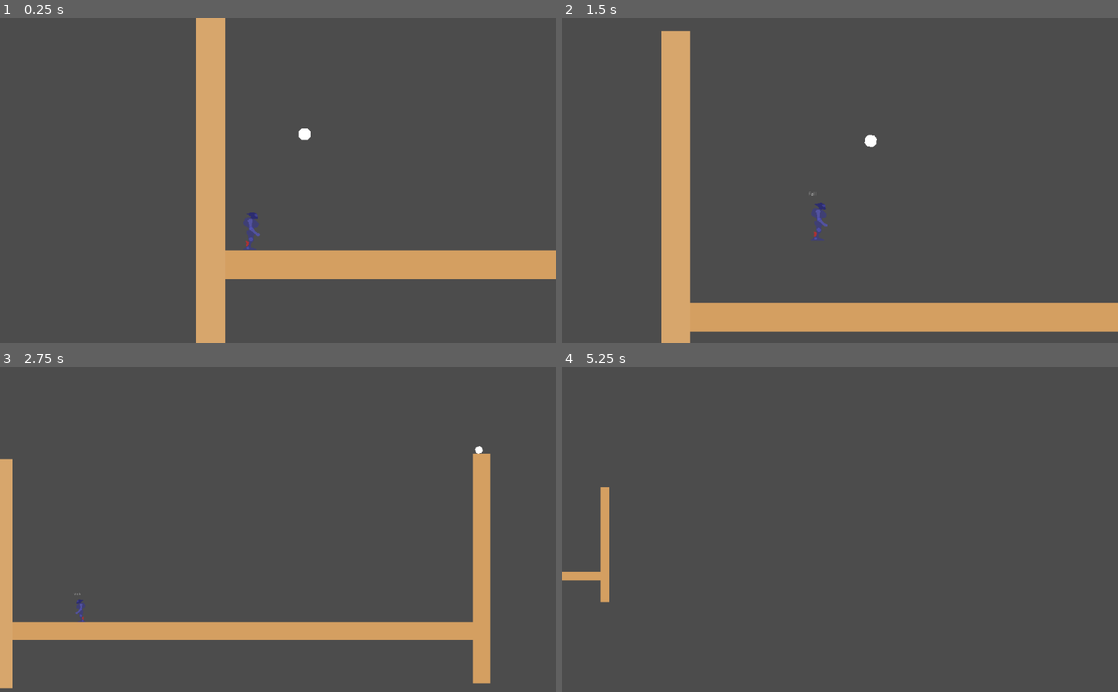
Above: before the commit, frames 1-4 (two rows, left to right).
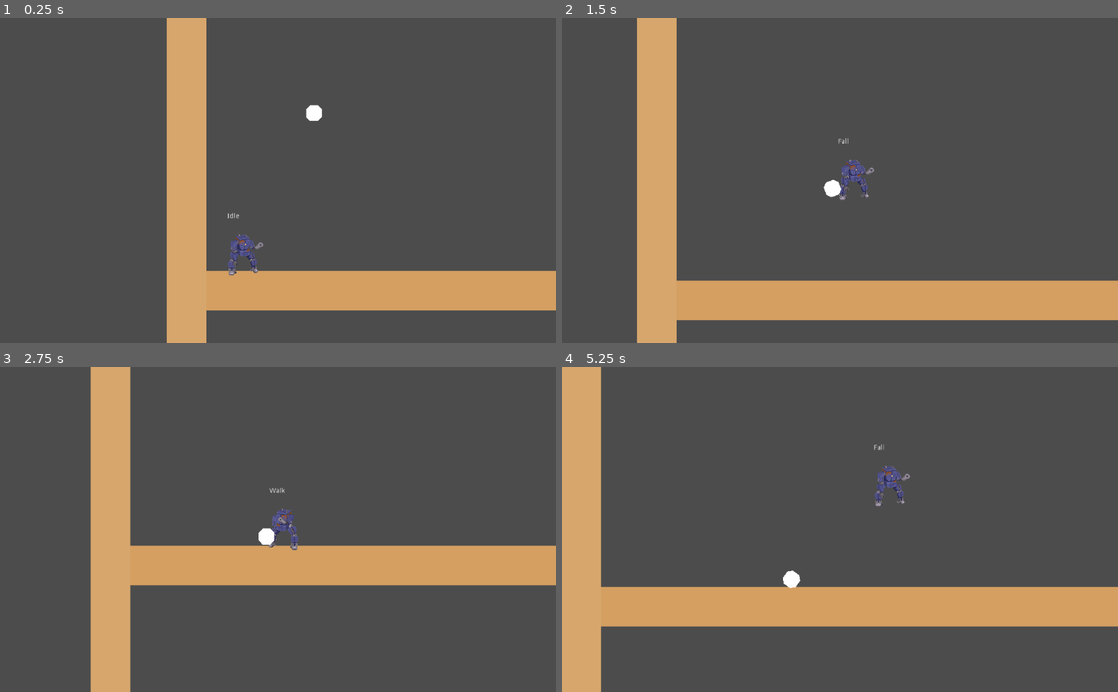
Above: after the commit, the same moments.

Repository: gioele-santi/MechGameJam
Game: Godot game, scene res://Level.tscn
Two runs of this game, one before a commit and one after it. Both use one fixed random seed, a clock stepped at 60 frames per second and the inputs below. The project has no main scene, so this scene is started directly.
Inputs:
- Up to frame 1 (0.25 s): no input
- Up to frame 2 (1.5 s): hold Shift (kick) 0.53-1.28 s; hold D (move_right) from 0.53 s (still down); tap Space (jump) at 0.77 s; tap Shift (kick) at 1.35 s
- Up to frame 3 (2.75 s): tap Space (jump) at 1.52 s; release D (move_right) at 2.03 s; hold A (move_left) from 2.03 s (still down); hold Shift (kick) from 2.03 s (still down)
- Up to frame 4 (5.25 s): release A (move_left) at 2.78 s; release Shift (kick) at 2.78 s; hold D (move_right) 2.78-4.28 s; tap Shift (kick) at 2.85, 4.35 s; tap Space (jump) at 3.02, 3.77, 4.52 s; hold Shift (kick) 3.53-4.28 s; hold A (move_left) 4.28-5.03 s; hold D (move_right) from 5.03 s (still down); hold Shift (kick) from 5.03 s (still down)

The runs differ from the first frame. In frame 1, 18% of the frame differs, in the area x 30-100%, y 0-100%; in frame 2, 16%; in frame 3, 24%, in the area x 0-100%, y 0-100%; in frame 4, 19%.

Commit message:
Added mech sprite
Changed camera settings to stay closer to sprite. Kick should be improved, it is a little bit unpredictable now.

Diff:
--- a/Ball.gd
+++ b/Ball.gd
@@ -8,7 +8,6 @@
 export var base_strength := 200.0
 var base_direction := Vector2(1,0)
 
-
 func _unhandled_input(event: InputEvent) -> void:
 	if event.is_action_pressed("kick"):
 		timer = 0.0
@@ -18,10 +17,10 @@
 		if dir.length() <= 0:
 			dir = base_direction # in case of kick and no motion
 		apply_impulse(Vector2.ZERO, dir * strength)
+		print("Kick direction: " + str(dir) + " - strength: " + str(strength))
 
 func _process(delta: float) -> void:
 	timer += delta
-	print(global_position)
 	if global_position.y < -400 or global_position.y > 600:
 		emit_signal("out_of_reach")
 		set_process(false)
@@ -33,4 +32,4 @@
 func set_controllable(value: bool) -> void:
 	controllable = value
 	set_process_unhandled_input(controllable)
-	print("Ball is controllable:" + str(value))
+#	print("Ball is controllable:" + str(value))
--- a/Level.tscn
+++ b/Level.tscn
@@ -16,9 +16,8 @@
 position = Vector2( 512, 232 )
 current = true
 script = ExtResource( 3 )
-
-[node name="Mech" parent="." instance=ExtResource( 1 )]
-position = Vector2( 72, 472 )
+min_zoom = 1.1
+margin = Vector2( 200, 100 )
 
 [node name="Ground" type="StaticBody2D" parent="."]
 position = Vector2( 528, 576 )
@@ -73,3 +72,6 @@
 [node name="Polygon2D" type="Polygon2D" parent="Ground3"]
 color = Color( 0.843137, 0.65098, 0.423529, 1 )
 polygon = PoolVector2Array( 528, 40, 528, -40, -528, -40, -528, 40 )
+
+[node name="Mech" parent="." instance=ExtResource( 1 )]
+position = Vector2( 72, 472 )
--- a/Mech/Mech.gd
+++ b/Mech/Mech.gd
@@ -19,10 +19,12 @@
 func set_direction(value: Vector2) -> void:
 	direction = value
 	if direction.x > 0: #no equal -> keep last direction when no button is pressed
-		$Sprite.set_flip_h(false)
+		$SpriteR.visible = true
+		$SpriteL.visible = false
 		$InteractiveAreas.scale.x = 1
 	elif direction.x < 0:
-		$Sprite.set_flip_h(true)
+		$SpriteR.visible = false
+		$SpriteL.visible = true
 		$InteractiveAreas.scale.x = -1
 	pass
 
--- a/Mech/Mech.tscn
+++ b/Mech/Mech.tscn
@@ -1,6 +1,6 @@
-[gd_scene load_steps=16 format=2]
+[gd_scene load_steps=17 format=2]
 
-[ext_resource path="res://assets/mech.png" type="Texture" id=1]
+[ext_resource path="res://assets/MC_Left_VF.png" type="Texture" id=1]
 [ext_resource path="res://Mech/Mech.gd" type="Script" id=2]
 [ext_resource path="res://FSM/StateMachine.gd" type="Script" id=3]
 [ext_resource path="res://Mech/States/Move/Idle.gd" type="Script" id=4]
@@ -8,26 +8,28 @@
 [ext_resource path="res://Mech/States/Move/Walk.gd" type="Script" id=6]
 [ext_resource path="res://Mech/States/Move/Air.gd" type="Script" id=7]
 [ext_resource path="res://Mech/States/Move/Fall.gd" type="Script" id=8]
+[ext_resource path="res://assets/MC_Right_VF.png" type="Texture" id=9]
 [ext_resource path="res://Mech/States/Stagger.gd" type="Script" id=12]
-
-[sub_resource type="CapsuleShape2D" id=1]
-radius = 16.0
-height = 80.0
 
 [sub_resource type="Animation" id=4]
 loop = true
 
 [sub_resource type="Animation" id=5]
 
+[sub_resource type="CapsuleShape2D" id=1]
+radius = 20.25
+height = 31.3997
+
 [sub_resource type="CapsuleShape2D" id=6]
-radius = 16.5365
-height = 27.5641
+radius = 16.65
+height = 32.4846
 
-[sub_resource type="CircleShape2D" id=2]
-radius = 16.5008
+[sub_resource type="CapsuleShape2D" id=7]
+radius = 12.15
+height = 17.0
 
 [sub_resource type="RectangleShape2D" id=3]
-extents = Vector2( 19.6, 33.1001 )
+extents = Vector2( 14.7499, 39.1 )
 
 [node name="Mech" type="KinematicBody2D"]
 script = ExtResource( 2 )
@@ -44,12 +46,11 @@
 [node name="BallSpawn" type="Position2D" parent="."]
 position = Vector2( 145.819, -261.883 )
 
-[node name="CollisionShape2D" type="CollisionShape2D" parent="."]
+[node name="SpriteR" type="Sprite" parent="."]
+texture = ExtResource( 9 )
+
+[node name="SpriteL" type="Sprite" parent="."]
 visible = false
-position = Vector2( 0, 8 )
-shape = SubResource( 1 )
-
-[node name="Sprite" type="Sprite" parent="."]
 texture = ExtResource( 1 )
 
 [node name="AnimationPlayer" type="AnimationPlayer" parent="."]
@@ -79,30 +80,35 @@
 [node name="Stagger" type="Node" parent="FSM"]
 script = ExtResource( 12 )
 
+[node name="CollisionShape2D2" type="CollisionShape2D" parent="."]
+position = Vector2( 0, 10.25 )
+shape = SubResource( 1 )
+
 [node name="InteractiveAreas" type="Node2D" parent="."]
 
 [node name="Chest" type="Area2D" parent="InteractiveAreas"]
-position = Vector2( -5.75, 43.7 )
+position = Vector2( 0, 2.2 )
 __meta__ = {
 "_edit_group_": true
 }
 
 [node name="CollisionShape2D" type="CollisionShape2D" parent="InteractiveAreas/Chest"]
-position = Vector2( 4, -51.9999 )
-rotation = -1.08385
+rotation = 1.5708
 shape = SubResource( 6 )
 
 [node name="Head" type="Area2D" parent="InteractiveAreas"]
+position = Vector2( 0, -23.25 )
 __meta__ = {
 "_edit_group_": true
 }
 
 [node name="CollisionShape2D" type="CollisionShape2D" parent="InteractiveAreas/Head"]
-position = Vector2( 7, -33.5 )
-shape = SubResource( 2 )
+position = Vector2( 0.5, -1.75 )
+rotation = 1.5708
+shape = SubResource( 7 )
 
 [node name="Foot" type="Area2D" parent="InteractiveAreas"]
-position = Vector2( -4.10001, 43.2501 )
+position = Vector2( 0.149994, 40.5001 )
 __meta__ = {
 "_edit_group_": true
 }
Binary file added: assets/MC_Left_VF.png
Not shown, added: assets/MC_Left_VF.png.import
Binary file added: assets/MC_Right_VF.png
Not shown, added: assets/MC_Right_VF.png.import
